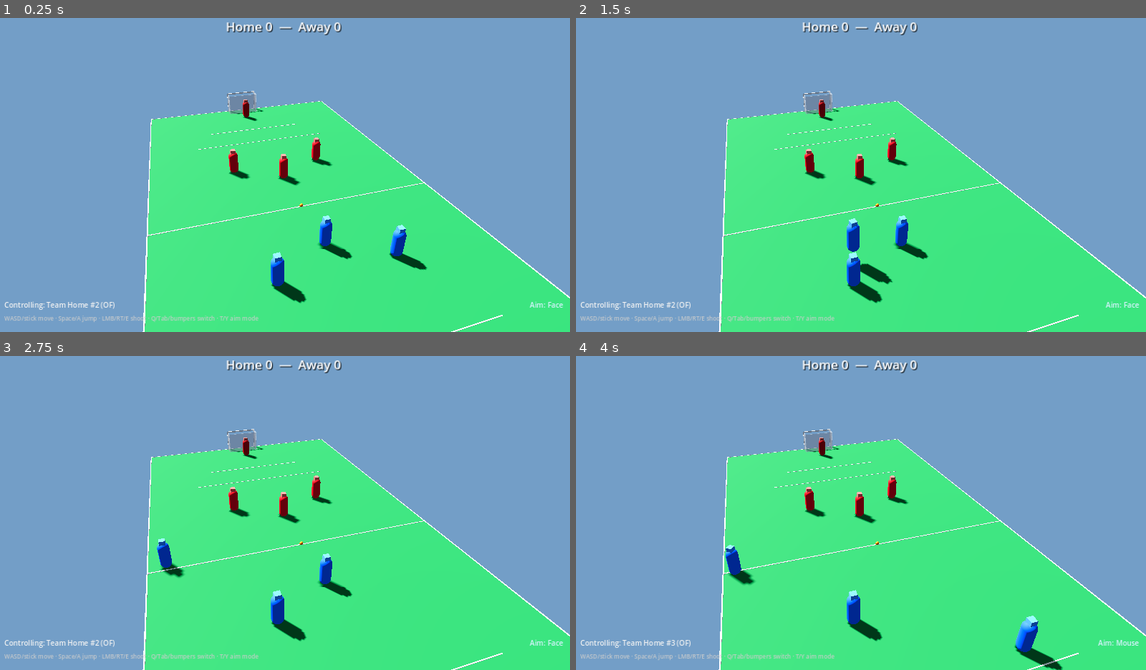
Above: before the commit, frames 1-4 (two rows, left to right).
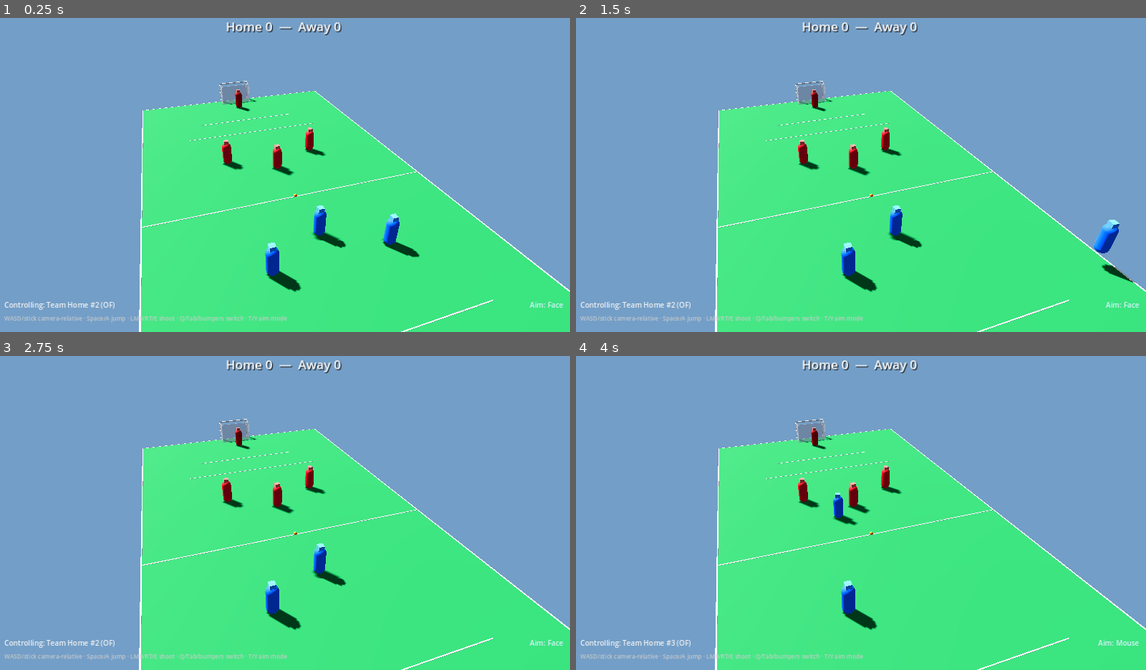
Above: after the commit, the same moments.

Repository: mariov98/my-handball
Game: Godot game, scene res://scenes/match/match.tscn
Two runs of this game, one before a commit and one after it. Both use one fixed random seed, a clock stepped at 60 frames per second and the inputs below.
Inputs (mouse positions are in pixels of both pictures, inside the frame that each line leads up to):
- Up to frame 1 (0.25 s): no input
- Up to frame 2 (1.5 s): tap Enter at 0.5 s; move the mouse to (986, 156) at 0.52 s; press the mouse at (986, 156) at 0.53 s; hold D (move_right) 0.53-1.28 s; tap Space (jump) at 0.77, 0.8, 1.07, 1.35 s; move the mouse to (747, 187) at 1.27 s; release the mouse at (747, 187) at 1.28 s; hold S (move_back) from 1.28 s (still down)
- Up to frame 3 (2.75 s): tap Space (jump) at 1.52, 1.82, 2.3 s; click (171, 525) at 1.55 s; move the mouse to (342, 437) at 2.02 s; release S (move_back) at 2.03 s; press the mouse at (342, 437) at 2.03 s; hold D (move_right) from 2.03 s (still down)
- Up to frame 4 (4 s): move the mouse to (832, 572) at 2.77 s; release D (move_right) at 2.78 s; release the mouse at (832, 572) at 2.78 s; hold W (move_forward) 2.78-3.53 s; tap Q (switch_player) at 2.85 s; tap Space (jump) at 3.02, 3.32, 3.77, 3.8 s; click (832, 572) at 3.05 s; move the mouse to (1032, 556) at 3.52 s; hold A (move_left) from 3.53 s (still down); hold T (toggle_aim_mode) from 3.53 s (still down)

The runs differ from the first frame. In frame 1, 6.6% of the frame differs, in the area x 6-100%, y 20-100%; in frame 2, 6.7%; in frame 3, 6.3%; in frame 4, 6.5%.

Commit message:
Camera-relative controls and possession camera (#2)
* Fix camera-relative move and possession camera

WASD/stick now move relative to the current camera facing on the
court. Camera stays behind the team with the ball, eases to the
opposite end on possession flips, and adds subtle yaw when the ball
drifts left/right. README/HUD notes and smoke cover the new behavior.

Co-authored-by: mariov98 <mariov98@users.noreply.github.com>

* Pivot camera yaw around the ball

Orbit and look lead now use the ball as the attack focus instead of a
court-centered lateral shrink that felt like rotating around the far
goal. Smoke asserts ball-centered offset + look lead.

Co-authored-by: mariov98 <mariov98@users.noreply.github.com>

---------

Co-authored-by: Cursor Agent <cursoragent@cursor.com>
Co-authored-by: mariov98 <mariov98@users.noreply.github.com>

Diff:
--- a/scripts/camera_rig.gd
+++ b/scripts/camera_rig.gd
@@ -1,43 +1,77 @@
 extends Node3D
 class_name CameraRig
 
-## Elevated 3/4 view behind the attack; lightly tracks / rotates with the ball.
+## Elevated 3/4 view behind the attacking team.
+## Yaw/orbit pivots around the ball (attack focus), not the far goal.
 
 @export var follow_height: float = 14.0
 @export var follow_distance: float = 18.0
 @export var side_bias: float = 7.0
-@export var look_ahead: float = 4.0
+## Small lead past the ball along the attack so the goal stays in frame.
+@export var look_ahead: float = 2.5
 @export var position_lerp: float = 3.5
 @export var rotation_lerp: float = 2.8
+## How quickly the rig eases to the opposite end when possession flips.
+@export var attack_flip_lerp: float = 2.4
+## Radians of orbit yaw per metre of ball X (clamped by max_ball_yaw).
+@export var ball_yaw_per_meter: float = 0.035
+@export var max_ball_yaw: float = 0.35
 
 var ball: Node3D
-var attack_sign: float = 1.0 ## +1 home attacks +Z; -1 away attacks -Z
+## Smoothed attack facing: +1 home attacks +Z; -1 away attacks -Z.
+var attack_sign: float = 1.0
+var _target_attack_sign: float = 1.0
 
 @onready var camera: Camera3D = $Camera3D
 
 
 func setup(ball_node: Node3D, home_attacks_positive_z: bool = true) -> void:
 	ball = ball_node
-	attack_sign = 1.0 if home_attacks_positive_z else -1.0
+	_target_attack_sign = 1.0 if home_attacks_positive_z else -1.0
+	attack_sign = _target_attack_sign
 	if ball:
 		global_position = _desired_position(ball.global_position)
 		look_at(_look_target(ball.global_position), Vector3.UP)
 
 
 func set_attack_direction(toward_positive_z: bool) -> void:
-	attack_sign = 1.0 if toward_positive_z else -1.0
+	_target_attack_sign = 1.0 if toward_positive_z else -1.0
+
+
+func get_attack_sign() -> float:
+	return attack_sign
+
+
+func get_target_attack_sign() -> float:
+	return _target_attack_sign
+
+
+## Attack focus used as the orbit / look pivot (ball on the court plane).
+func pivot_point(ball_pos: Vector3) -> Vector3:
+	return Vector3(ball_pos.x, 0.0, ball_pos.z)
+
+
+func ball_yaw(ball_pos: Vector3) -> float:
+	return clampf(ball_pos.x * ball_yaw_per_meter, -max_ball_yaw, max_ball_yaw)
 
 
 func _physics_process(delta: float) -> void:
 	if ball == null:
 		return
+
+	# Ease attack_sign so possession flips orbit smoothly (no snap).
+	attack_sign = lerpf(attack_sign, _target_attack_sign, 1.0 - exp(-attack_flip_lerp * delta))
+
 	var ball_pos := ball.global_position
 	var desired := _desired_position(ball_pos)
 	global_position = global_position.lerp(desired, 1.0 - exp(-position_lerp * delta))
 
 	var look := _look_target(ball_pos)
 	var from := global_position
-	var target_basis := Basis.looking_at((look - from).normalized(), Vector3.UP)
+	var to_look := look - from
+	if to_look.length_squared() < 0.0001:
+		return
+	var target_basis := Basis.looking_at(to_look.normalized(), Vector3.UP)
 	var current_q := global_transform.basis.get_rotation_quaternion()
 	var target_q := target_basis.get_rotation_quaternion()
 	var blended := current_q.slerp(target_q, 1.0 - exp(-rotation_lerp * delta))
@@ -45,14 +79,19 @@
 
 
 func _desired_position(ball_pos: Vector3) -> Vector3:
-	# Behind the attack: sit on the defensive side of the ball along Z.
-	var back := -attack_sign * follow_distance
-	return Vector3(
-		ball_pos.x * 0.35 + side_bias,
-		follow_height,
-		ball_pos.z + back
-	)
+	# Orbit around the ball: base offset is behind the attack with a 3/4 side bias,
+	# then yawed about the ball when it drifts left/right.
+	var pivot := pivot_point(ball_pos)
+	var yaw := ball_yaw(ball_pos)
+	var lateral := side_bias * attack_sign
+	var offset := Vector3(lateral, follow_height, -attack_sign * follow_distance)
+	return pivot + offset.rotated(Vector3.UP, yaw)
 
 
 func _look_target(ball_pos: Vector3) -> Vector3:
-	return Vector3(ball_pos.x * 0.5, 0.6, ball_pos.z + attack_sign * look_ahead)
+	# Look at the ball with a short attack-direction lead (same yaw as the orbit),
+	# so framing stays ball-centered — the far goal is not the rotation center.
+	var yaw := ball_yaw(ball_pos)
+	var lead := Vector3(0.0, 0.0, attack_sign * look_ahead).rotated(Vector3.UP, yaw)
+	var pivot := pivot_point(ball_pos)
+	return Vector3(pivot.x, 0.6, pivot.z) + lead
--- a/scripts/hud.gd
+++ b/scripts/hud.gd
@@ -10,7 +10,7 @@
 
 func _ready() -> void:
 	goal_label.visible = false
-	help_label.text = "WASD/stick move · Space/A jump · LMB/RT/E shoot · Q/Tab/bumpers switch · T/Y aim mode"
+	help_label.text = "WASD/stick camera-relative · Space/A jump · LMB/RT/E shoot · Q/Tab/bumpers switch · T/Y aim mode"
 
 
 func set_score(home: int, away: int) -> void:
--- a/scripts/match_controller.gd
+++ b/scripts/match_controller.gd
@@ -23,6 +23,8 @@
 var _resetting: bool = false
 var _home_players: Array[Player] = []
 var _away_players: Array[Player] = []
+## Last team that possessed the ball — camera stays behind them while the ball is free.
+var _attack_team_id: int = 0
 
 @onready var _home_root: Node = get_node(home_team_path)
 @onready var _away_root: Node = get_node(away_team_path)
@@ -45,13 +47,19 @@
 		hud.set_score(score_home, score_away)
 	if hud and hud.has_method("set_aim_mode"):
 		hud.set_aim_mode(_aim_mode_label())
-	print("MyHandball Phase 0 ready. Controls: WASD/stick move, Space/A jump, LMB/RT/E shoot, Q/Tab/bumpers switch, T/Y aim mode.")
-	if "--screenshot" in OS.get_cmdline_user_args():
+	print("MyHandball Phase 0 ready. Controls: WASD/stick camera-relative move, Space/A jump, LMB/RT/E shoot, Q/Tab/bumpers switch, T/Y aim mode.")
+	var user_args := OS.get_cmdline_user_args()
+	if "--screenshot-demo" in user_args:
+		var demo := load("res://scripts/screenshot_demo.gd") as GDScript
+		var dn := Node.new()
+		dn.set_script(demo)
+		add_child(dn)
+	elif "--screenshot" in user_args:
 		var shot := load("res://scripts/screenshot_once.gd") as GDScript
 		var sn := Node.new()
 		sn.set_script(shot)
 		add_child(sn)
-	if "--smoke" in OS.get_cmdline_user_args():
+	if "--smoke" in user_args:
 		var smoke := load("res://scripts/smoke_test.gd") as GDScript
 		var node := Node.new()
 		node.set_script(smoke)
@@ -210,11 +218,10 @@
 
 
 func _update_camera_attack_side() -> void:
-	# Behind whoever currently attacks (controlled team, or ball carrier's team).
-	var team := controlled_team_id
+	# Camera sits behind the team that has (or last had) the ball.
 	if ball.carrier:
-		team = ball.carrier.team_id
-	camera_rig.set_attack_direction(team == 0)
+		_attack_team_id = ball.carrier.team_id
+	camera_rig.set_attack_direction(_attack_team_id == 0)
 
 
 func _on_goal_scored(scoring_team_id: int, _goal_owner_team_id: int) -> void:
@@ -247,6 +254,7 @@
 		_set_controlled(starter)
 	elif not _home_players.is_empty():
 		_set_controlled(_home_players[0])
+	_attack_team_id = 0
 	camera_rig.set_attack_direction(true)
 
 
--- a/scripts/player.gd
+++ b/scripts/player.gd
@@ -50,9 +50,9 @@
 	if controlled:
 		input_dir = Input.get_vector("move_left", "move_right", "move_forward", "move_back")
 
-	var wish := Vector3(input_dir.x, 0.0, input_dir.y)
-	if wish.length_squared() > 1.0:
-		wish = wish.normalized()
+	# WASD / left stick are camera-relative: forward = into the screen along
+	# the current camera facing projected onto the court plane.
+	var wish := camera_relative_wish(input_dir)
 
 	var target_speed := SPEED * (0.85 if is_goalkeeper else 1.0)
 	var control := 1.0 if is_on_floor() else AIR_CONTROL
@@ -99,6 +99,45 @@
 	return global_transform.basis.z
 
 
+## Map stick/WASD into a planar wish vector relative to the active camera.
+## input_dir from Input.get_vector: +x = right, +y = back (W is negative y).
+func camera_relative_wish(input_dir: Vector2) -> Vector3:
+	if input_dir.length_squared() < 0.0001:
+		return Vector3.ZERO
+
+	var cam := get_viewport().get_camera_3d()
+	if cam == null:
+		var fallback := Vector3(input_dir.x, 0.0, input_dir.y)
+		if fallback.length_squared() > 1.0:
+			fallback = fallback.normalized()
+		return fallback
+
+	# Camera looks along -basis.z; project that onto the court (XZ).
+	var forward := -cam.global_transform.basis.z
+	forward.y = 0.0
+	if forward.length_squared() < 0.0001:
+		# Near top-down: use the camera's projected "up" as forward.
+		forward = -cam.global_transform.basis.y
+		forward.y = 0.0
+	if forward.length_squared() < 0.0001:
+		forward = Vector3(0.0, 0.0, 1.0)
+	else:
+		forward = forward.normalized()
+
+	var right := cam.global_transform.basis.x
+	right.y = 0.0
+	if right.length_squared() < 0.0001:
+		right = Vector3.RIGHT
+	else:
+		right = right.normalized()
+
+	# W / stick-up → into the screen (along camera forward on the court).
+	var wish := right * input_dir.x + forward * (-input_dir.y)
+	if wish.length_squared() > 1.0:
+		wish = wish.normalized()
+	return wish
+
+
 func _on_pickup_body_entered(body: Node3D) -> void:
 	if _pickup_block > 0.0 or has_ball:
 		return
--- /dev/null
+++ b/scripts/screenshot_demo.gd
@@ -0,0 +1,53 @@
+extends Node
+## Capture home-attack and away-attack camera views for control verification.
+
+func _ready() -> void:
+	await get_tree().process_frame
+	await get_tree().create_timer(0.8).timeout
+	var match_node := get_tree().current_scene as MatchController
+	if match_node == null:
+		push_error("Screenshot demo: no MatchController")
+		get_tree().quit(1)
+		return
+
+	var ball: Ball = match_node.ball
+	var home: Player = match_node.controlled_player
+	var away: Player = null
+	for p in match_node._away_players:
+		if not p.is_goalkeeper:
+			away = p
+			break
+
+	# Home possession, ball slightly left so yaw is visible
+	if home and ball.try_pickup(home):
+		home.has_ball = true
+	ball.global_position = Vector3(-4.5, 0.9, -2.0)
+	if home:
+		home.global_position = Vector3(-4.5, 0.0, -2.4)
+	match_node._update_camera_attack_side()
+	await get_tree().create_timer(1.0).timeout
+	_save("camera_home_attack.png")
+
+	# Flip possession to away; wait for smooth orbit
+	if home:
+		home.has_ball = false
+	ball.carrier = null
+	ball._last_carrier = null
+	ball._ignore_carrier_until = 0.0
+	if away and ball.try_pickup(away):
+		away.has_ball = true
+		away.global_position = Vector3(3.5, 0.0, 4.0)
+		ball.global_position = away.ball_attach.global_position
+	match_node._update_camera_attack_side()
+	await get_tree().create_timer(1.4).timeout
+	_save("camera_away_attack.png")
+
+	print("SCREENSHOT_DEMO_OK")
+	get_tree().quit(0)
+
+
+func _save(filename: String) -> void:
+	var img := get_viewport().get_texture().get_image()
+	var user_path := "user://%s" % filename
+	img.save_png(user_path)
+	print("SCREENSHOT_SAVED:", ProjectSettings.globalize_path(user_path))
--- a/scripts/screenshot_once.gd
+++ b/scripts/screenshot_once.gd
@@ -5,7 +5,7 @@
 	await get_tree().process_frame
 	await get_tree().create_timer(1.2).timeout
 	var img := get_viewport().get_texture().get_image()
-	var user_path := "user://phase0_sandbox.png"
+	var user_path := "user://camera_controls.png"
 	img.save_png(user_path)
 	print("SCREENSHOT_SAVED:", ProjectSettings.globalize_path(user_path))
 	get_tree().quit(0)
--- a/scripts/smoke_test.gd
+++ b/scripts/smoke_test.gd
@@ -1,5 +1,5 @@
 extends Node
-## Headless-ish smoke: possess → shoot → score → switch. Attach temporarily or run via --script.
+## Headless-ish smoke: possess → camera flip → camera-relative move → shoot → score → switch.
 
 func _ready() -> void:
 	await get_tree().process_frame
@@ -12,8 +12,80 @@
 
 	var player: Player = match_node.controlled_player
 	var ball: Ball = match_node.ball
-	if player == null or ball == null:
-		push_error("Smoke: missing player/ball")
+	var cam: CameraRig = match_node.camera_rig
+	if player == null or ball == null or cam == null:
+		push_error("Smoke: missing player/ball/camera")
+		get_tree().quit(1)
+		return
+
+	# --- Camera-relative wish: forward input must align with camera forward on XZ ---
+	var cam3d: Camera3D = cam.camera
+	var cam_fwd := -cam3d.global_transform.basis.z
+	cam_fwd.y = 0.0
+	cam_fwd = cam_fwd.normalized()
+	# W / stick-up → get_vector y = -1
+	var wish_fwd := player.camera_relative_wish(Vector2(0.0, -1.0))
+	var align := wish_fwd.dot(cam_fwd)
+	print("Smoke cam-relative forward align=", align, " wish=", wish_fwd, " cam_fwd=", cam_fwd)
+	if align < 0.95:
+		push_error("Smoke: camera-relative forward wish misaligned")
+		get_tree().quit(1)
+		return
+	var wish_right := player.camera_relative_wish(Vector2(1.0, 0.0))
+	var cam_right := cam3d.global_transform.basis.x
+	cam_right.y = 0.0
+	cam_right = cam_right.normalized()
+	var align_r := wish_right.dot(cam_right)
+	print("Smoke cam-relative right align=", align_r)
+	if align_r < 0.95:
+		push_error("Smoke: camera-relative right wish misaligned")
+		get_tree().quit(1)
+		return
+
+	# --- Yaw pivot must be the ball, not court-center / far goal ---
+	var lateral_ball := Vector3(6.0, 0.9, -2.0)
+	ball.global_position = lateral_ball
+	player.global_position = lateral_ball + Vector3(0.2, 0.0, 0.2)
+	match_node._update_camera_attack_side()
+	# Snap desired pose so we can measure geometry without waiting on lerps.
+	cam.global_position = cam._desired_position(lateral_ball)
+	var look_pt: Vector3 = cam._look_target(lateral_ball)
+	var pivot: Vector3 = cam.pivot_point(lateral_ball)
+	var cam_flat := Vector3(cam.global_position.x, 0.0, cam.global_position.z)
+	var pivot_to_cam := cam_flat - pivot
+	var expected_len := Vector2(cam.side_bias, cam.follow_distance).length()
+	var look_flat_dist := Vector2(look_pt.x - pivot.x, look_pt.z - pivot.z).length()
+	print(
+		"Smoke pivot: pivot=", pivot,
+		" cam_flat=", cam_flat,
+		" |offset|=", pivot_to_cam.length(),
+		" expected≈", expected_len,
+		" look_lead=", look_flat_dist
+	)
+	if pivot.distance_to(Vector3(lateral_ball.x, 0.0, lateral_ball.z)) > 0.01:
+		push_error("Smoke: pivot is not at the ball")
+		get_tree().quit(1)
+		return
+	if absf(pivot_to_cam.length() - expected_len) > 0.15:
+		push_error("Smoke: camera offset length not orbiting ball")
+		get_tree().quit(1)
+		return
+	# Look lead stays near the ball (<< distance to far goal ~20m).
+	if look_flat_dist > cam.look_ahead + 0.5:
+		push_error("Smoke: look target too far from ball (goal-anchored?)")
+		get_tree().quit(1)
+		return
+	# With positive ball X yaw, camera should sit left of a pure +X side bias orbit
+	# relative to the ball — i.e. offset is rotated around the ball, not world origin.
+	var yaw := cam.ball_yaw(lateral_ball)
+	var unyawed := pivot_to_cam.rotated(Vector3.UP, -yaw)
+	print("Smoke pivot unyawed offset=", unyawed, " yaw=", yaw)
+	if absf(unyawed.x - cam.side_bias * cam.attack_sign) > 0.2:
+		push_error("Smoke: yaw is not rotating around ball pivot")
+		get_tree().quit(1)
+		return
+	if absf(unyawed.z - (-cam.attack_sign * cam.follow_distance)) > 0.2:
+		push_error("Smoke: yaw orbit Z not ball-centered")
 		get_tree().quit(1)
 		return
 
@@ -29,6 +101,68 @@
 		push_error("Smoke: possess failed")
 		get_tree().quit(1)
 		return
+
+	# Home possession → camera should target +Z attack
+	match_node._update_camera_attack_side()
+	print("Smoke attack target (home hold)=", cam.get_target_attack_sign())
+	if cam.get_target_attack_sign() < 0.0:
+		push_error("Smoke: expected home attack camera (+1)")
+		get_tree().quit(1)
+		return
+
+	# Possession flip to away → camera targets opposite end (smooth, not snap)
+	var away: Player = null
+	for p in match_node._away_players:
+		if not p.is_goalkeeper:
+			away = p
+			break
+	if away == null:
+		push_error("Smoke: no away outfield")
+		get_tree().quit(1)
+		return
+	ball.release_and_shoot(Vector3(0, 0.2, 1), 0.01)
+	player.has_ball = false
+	await get_tree().create_timer(0.05).timeout
+	if not ball.try_pickup(away):
+		push_error("Smoke: away pickup failed")
+		get_tree().quit(1)
+		return
+	away.has_ball = true
+	var z_before := cam.global_position.z
+	match_node._update_camera_attack_side()
+	print("Smoke attack target (away hold)=", cam.get_target_attack_sign())
+	if cam.get_target_attack_sign() > 0.0:
+		push_error("Smoke: expected away attack camera (-1)")
+		get_tree().quit(1)
+		return
+	# Let the rig lerp toward the new side; position should move, not teleport instantly.
+	var z_immediate := cam.global_position.z
+	await get_tree().create_timer(0.55).timeout
+	var z_after := cam.global_position.z
+	print("Smoke cam flip z: before=", z_before, " immediate=", z_immediate, " after=", z_after)
+	if absf(z_immediate - z_before) > 8.0:
+		push_error("Smoke: camera snapped on possession flip")
+		get_tree().quit(1)
+		return
+	if z_after <= z_before + 2.0:
+		push_error("Smoke: camera did not ease behind new attack")
+		get_tree().quit(1)
+		return
+
+	# Return ball to home for score path (clear shoot ignore so home can re-grab).
+	away.has_ball = false
+	ball.carrier = null
+	ball._last_carrier = null
+	ball._ignore_carrier_until = 0.0
+	ball.freeze = false
+	ball.collision_layer = 0
+	ball.collision_mask = 0
+	if not ball.try_pickup(player):
+		push_error("Smoke: home re-pickup failed")
+		get_tree().quit(1)
+		return
+	player.has_ball = true
+	match_node._update_camera_attack_side()
 
 	# Aim at away goal (+Z) and shoot
 	var ok := player.try_shoot(Vector3(0, 0.25, 1).normalized(), 22.0, ball)
